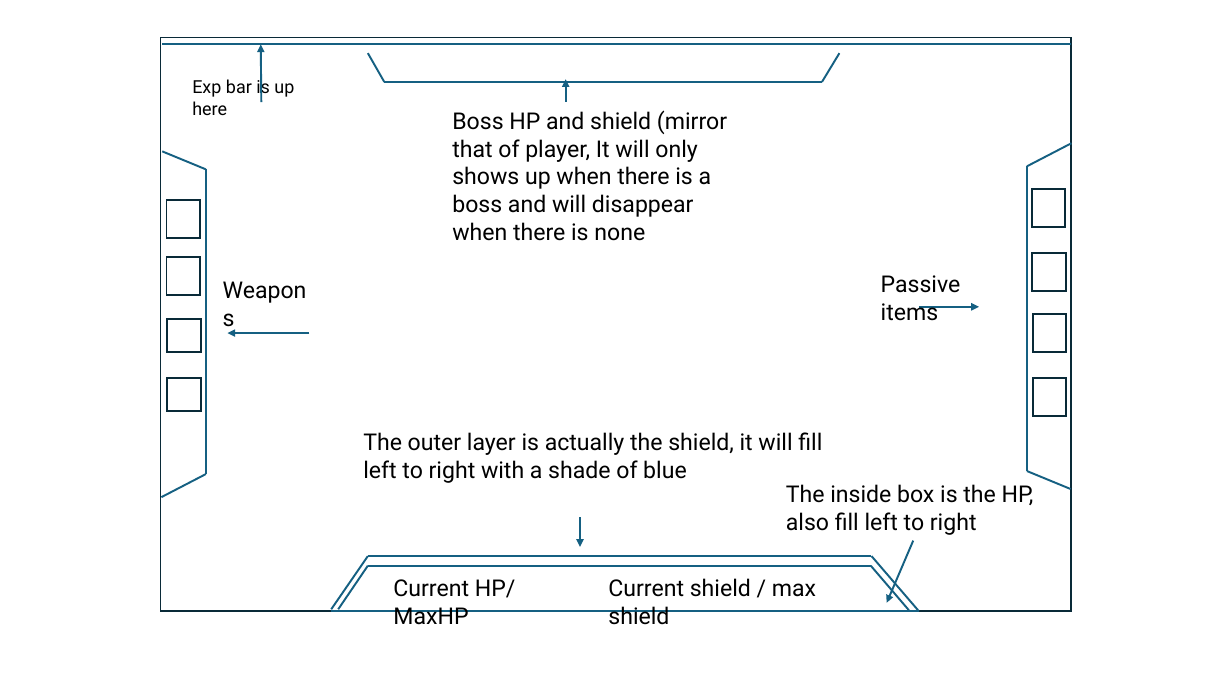
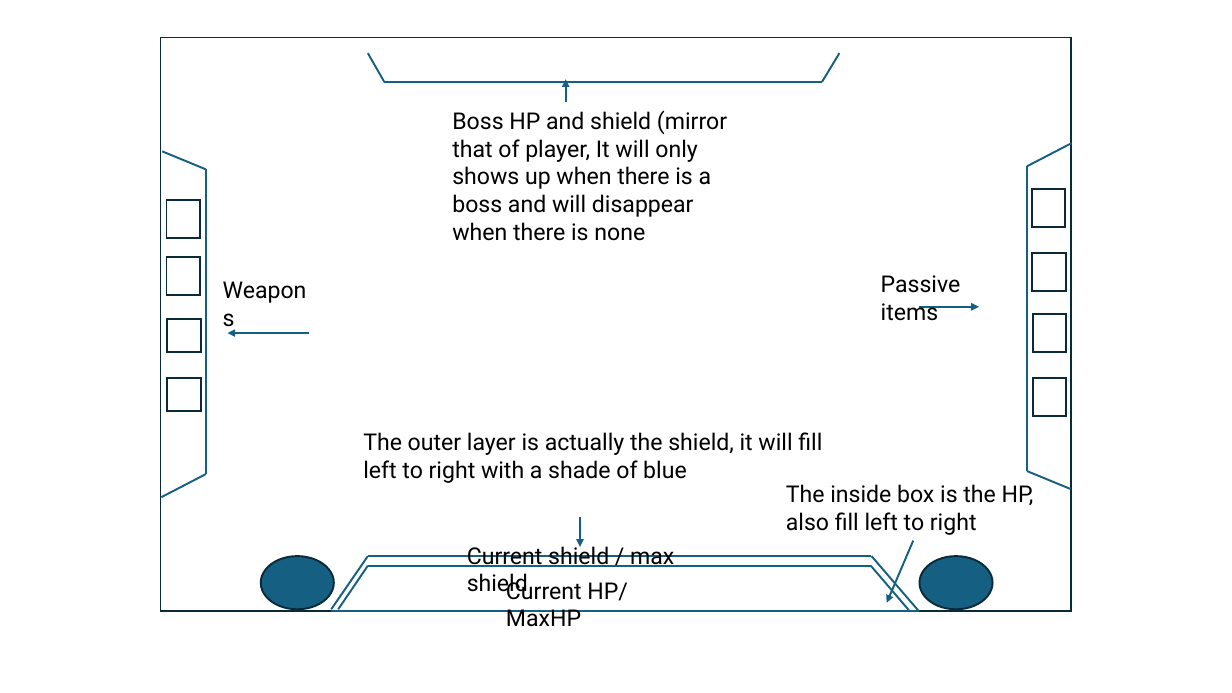
Before and after one commit to sonvtbatdan/The-Traveler, a slide deck: slide 5 of Inventory layout.pptx. Drawn at 1232x693 pixels with LibreOffice and Linux fonts; fonts in the diff are those of the drawing. Boxes give left, top, right and bottom in pixels: in the first picture for what was removed or moved away, otherwise in the second. Text is boxed around its words. In the diff, an @@ line names an element or a change of style, - is before the commit and + after.

```diff
--- a/Inventory layout.pptx
+++ b/Inventory layout.pptx
@@ line removed from (163, 44) to (1071, 44) @@
@@ arrow removed from (262, 103) to (261, 44) @@
@@ text removed at <box>192,77,294,115</box> @@
-Exp bar is up here
@@ text "Current shield / max shield" rewrapped from <box>608,578,816,625</box> to <box>467,543,674,597</box> @@
@@ ellipse added at <box>261,556,334,610</box>, fill #156082, outline #092A39 1.5 pt @@
@@ ellipse added at <box>920,556,993,610</box>, fill #156082, outline #092A39 1.5 pt @@
@@ text "Current HP/ MaxHP": place and size @@
-text "Current HP/ MaxHP" at <box>393,579,516,625</box>
+text "Current HP/ MaxHP" at <box>506,578,628,627</box>
```
Also in this commit, not shown: 14 other files.
